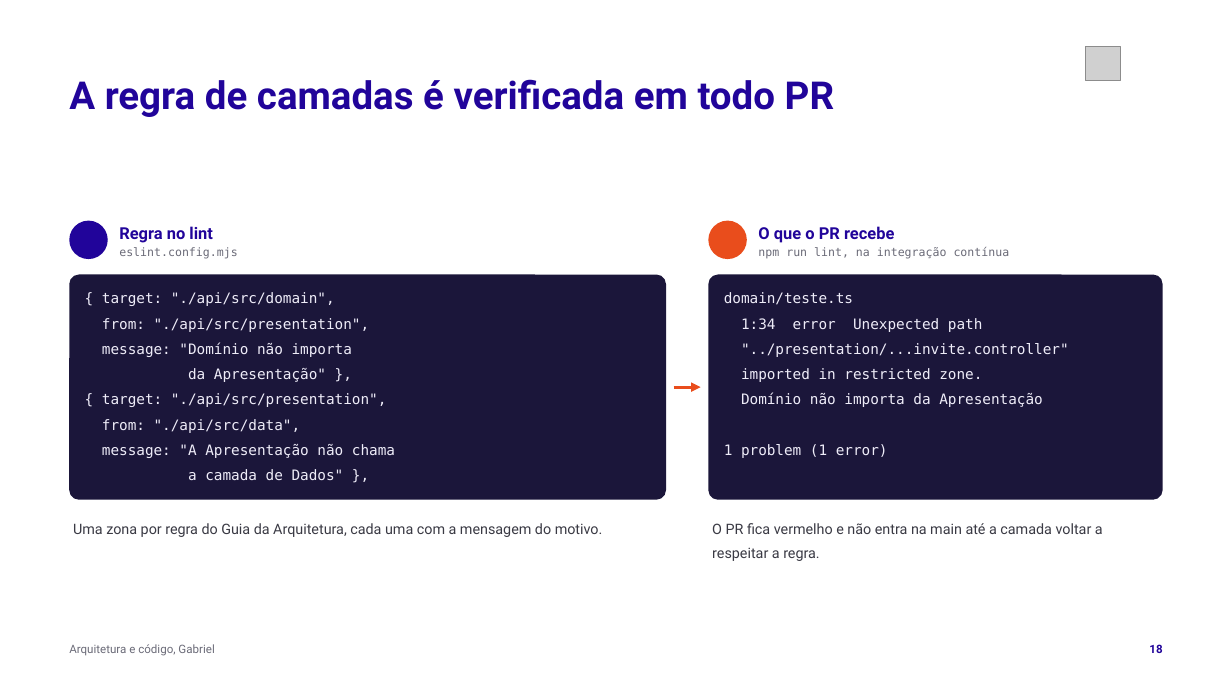
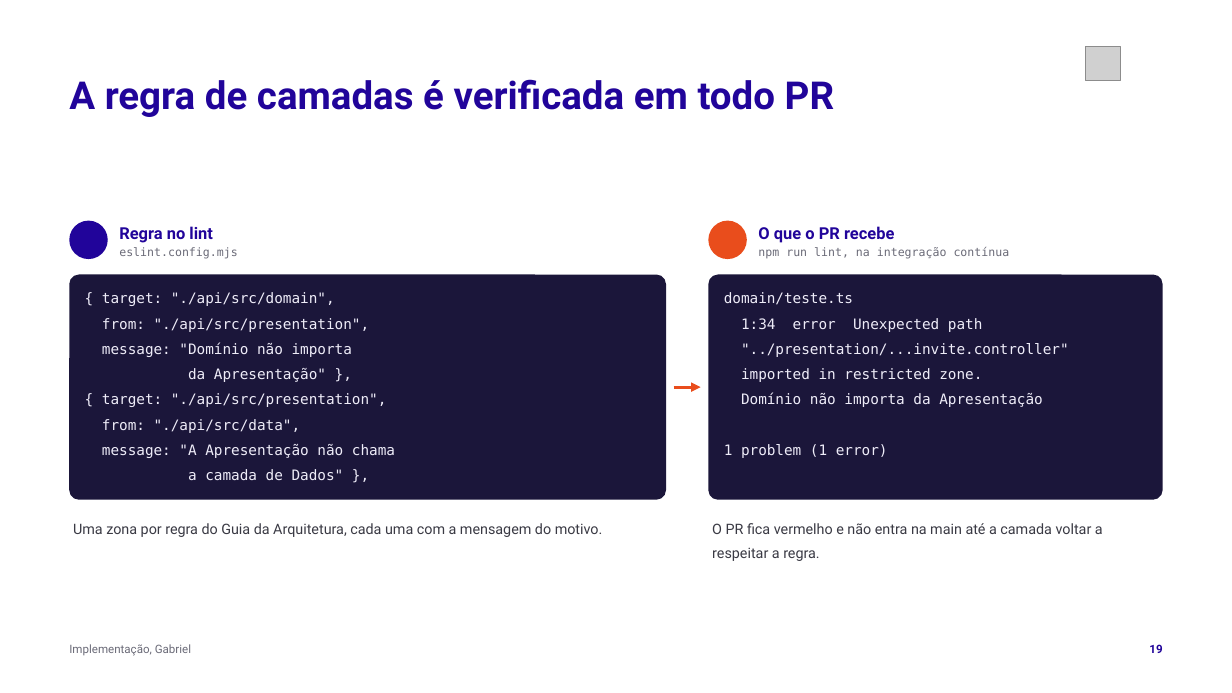
Before and after one commit to tcpassos/invite-app, a slide deck: slide 19 of trabalhos/T4-Pitch-Final.pptx (slide 18 before the commit). Drawn at 1232x693 pixels with LibreOffice and Linux fonts; fonts in the diff are those of the drawing; grey boxes stand for pictures; background and template pictures are left out. Boxes give left, top, right and bottom in pixels: in the first picture for what was removed or moved away, otherwise in the second. Text is boxed around its words. In the diff, an @@ line names an element or a change of style, - is before the commit and + after.

```diff
--- a/trabalhos/T4-Pitch-Final.pptx
+++ b/trabalhos/T4-Pitch-Final.pptx
@@ text at (x1=69, y1=644, x2=191, y2=656): text changed @@
-Arquitetura e código, Gabriel
+Implementação, Gabriel
```
Also in this commit, not shown: 23 other slides changed, 1 slide added, 5 other files.
